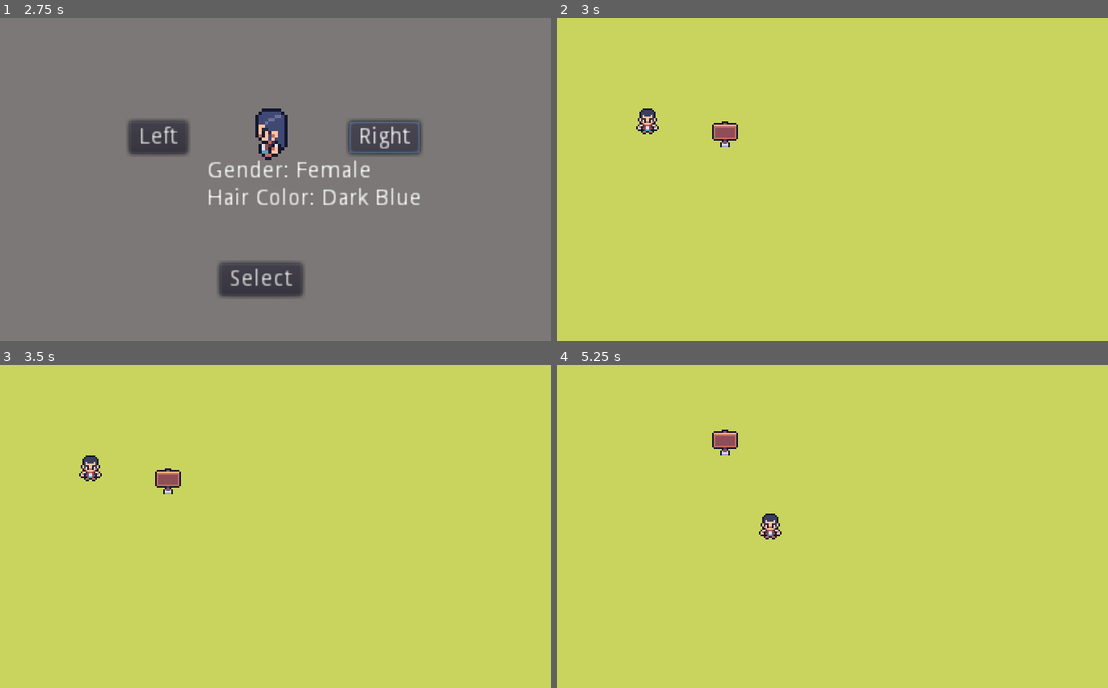
Above: before the commit, frames 1-4 (two rows, left to right).
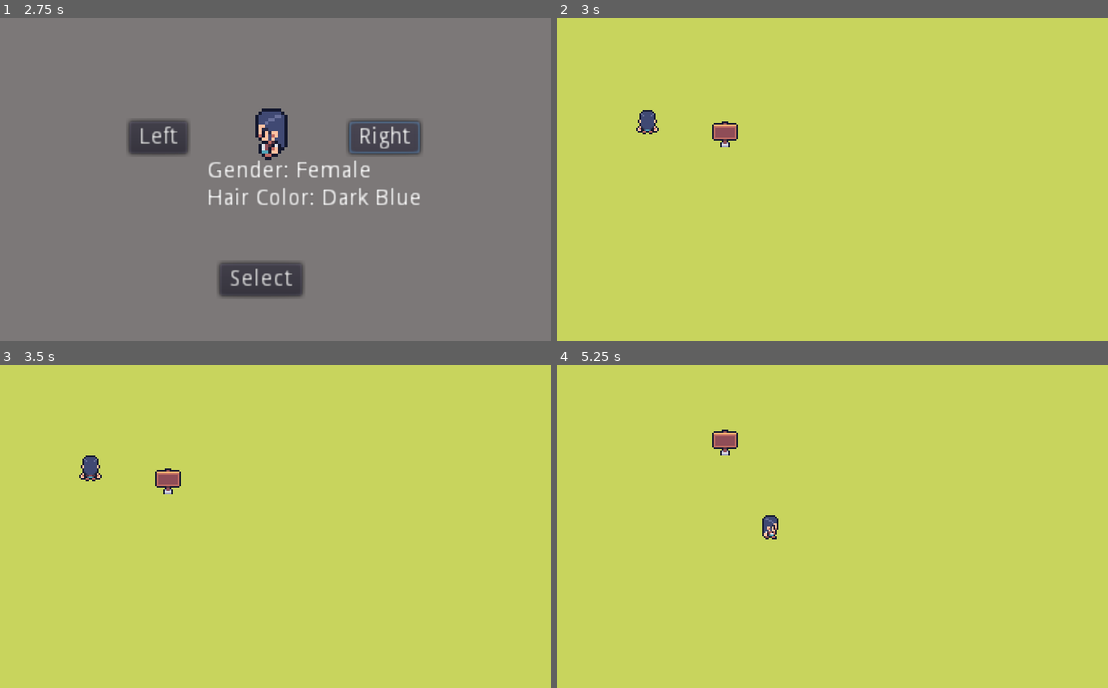
Above: after the commit, the same moments.

Repository: DragonsScales/Zelda-Clone
Game: Godot game, scene res://MainMenu.tscn
Two runs of this game, one before a commit and one after it. Both use one fixed random seed, a clock stepped at 60 frames per second and the inputs below.
Inputs:
- Up to frame 1 (2.75 s): click "Play" at 0.5 s; click "Left" at 1.25 s; click "Right" at 2 s
- Up to frame 2 (3 s): click "Select" at 2.75 s
- Up to frame 3 (3.5 s): no input
- Up to frame 4 (5.25 s): hold D (right) 3.53-4.28 s; hold S (down) 4.28-5.03 s; hold D (right) from 5.03 s (still down)

Frame 1 is identical in both runs. In frame 2, 0.2% of the frame differs, in the area x 14-19%, y 28-36%; in frame 3, 0.1%; in frame 4, 0.2%, in the area x 36-41%, y 46-54%.

Commit message:
Video 3 done
Added everything in Video 3, and added a folder I had originally deleted because it was redundant (added to have exactness)

Diff:
--- a/Tiny Adventure/CharacterSelect.tscn
+++ b/Tiny Adventure/CharacterSelect.tscn
@@ -1,11 +1,11 @@
 [gd_scene load_steps=34 format=2]
 
-[ext_resource path="res://Art/TAP_anim_v2/Animations ver2/Char1/Char1_4_sides_16px.png" type="Texture" id=1]
-[ext_resource path="res://Art/TAP_anim_v2/Animations ver2/Char6/Char6_4_sides_16px.png" type="Texture" id=2]
-[ext_resource path="res://Art/TAP_anim_v2/Animations ver2/Char5/Char5_4_sides_16px.png" type="Texture" id=3]
-[ext_resource path="res://Art/TAP_anim_v2/Animations ver2/Char2/Char2_4_sides_16px.png" type="Texture" id=4]
-[ext_resource path="res://Art/TAP_anim_v2/Animations ver2/Char4/Char4_4_sides_16px.png" type="Texture" id=5]
-[ext_resource path="res://Art/TAP_anim_v2/Animations ver2/Char3/Char3_4_sides_16px.png" type="Texture" id=6]
+[ext_resource path="res://Art/TAP_anim_v2/TAP_anim_v2/Animations ver2/Char1/Char1_4_sides_16px.png" type="Texture" id=1]
+[ext_resource path="res://Art/TAP_anim_v2/TAP_anim_v2/Animations ver2/Char6/Char6_4_sides_16px.png" type="Texture" id=2]
+[ext_resource path="res://Art/TAP_anim_v2/TAP_anim_v2/Animations ver2/Char5/Char5_4_sides_16px.png" type="Texture" id=3]
+[ext_resource path="res://Art/TAP_anim_v2/TAP_anim_v2/Animations ver2/Char2/Char2_4_sides_16px.png" type="Texture" id=4]
+[ext_resource path="res://Art/TAP_anim_v2/TAP_anim_v2/Animations ver2/Char4/Char4_4_sides_16px.png" type="Texture" id=5]
+[ext_resource path="res://Art/TAP_anim_v2/TAP_anim_v2/Animations ver2/Char3/Char3_4_sides_16px.png" type="Texture" id=6]
 [ext_resource path="res://CharacterSelect.gd" type="Script" id=7]
 
 [sub_resource type="StyleBoxFlat" id=1]
--- a/Tiny Adventure/Player/Player.gd
+++ b/Tiny Adventure/Player/Player.gd
@@ -8,6 +8,25 @@
 	var input_vector = Vector2.ZERO
 	input_vector.x = Input.get_action_strength("right") - Input.get_action_strength("left")
 	input_vector.y = Input.get_action_strength("down") - Input.get_action_strength("up")
+	input_vector = input_vector.normalized()
 
-	move_and_slide(input_vector*speed)
+	if input_vector == Vector2.ZERO:
+		$AnimationTree.get("parameters/playback").travel("Idle")
+		show_Sprite("Idle")
+	else:
+		$AnimationTree.get("parameters/playback").travel("Walk")
+		show_Sprite("Walk")
+		$AnimationTree.set("parameters/Idle/blend_position", input_vector)
+		$AnimationTree.set("parameters/Walk/blend_position", input_vector)
+		move_and_slide(input_vector*speed)
+
 	pass
+
+func show_Sprite(sprite_name):
+	get_node("Idle").hide()
+	get_node("Walk").hide()
+	match sprite_name:
+		"Idle":
+			get_node("Idle").show()
+		"Walk":
+			get_node("Walk").show()
--- a/Tiny Adventure/Player/Player.tscn
+++ b/Tiny Adventure/Player/Player.tscn
@@ -1,11 +1,280 @@
-[gd_scene load_steps=5 format=2]
+[gd_scene load_steps=30 format=2]
 
 [ext_resource path="res://Player/Player.gd" type="Script" id=1]
-[ext_resource path="res://Art/TAP_anim_v2/Animations ver2/Char1/Char1_walk_16px.png" type="Texture" id=2]
-[ext_resource path="res://Art/TAP_anim_v2/Animations ver2/Char1/Char1_idle_16px.png" type="Texture" id=3]
+[ext_resource path="res://Art/TAP_anim_v2/TAP_anim_v2/Animations ver2/Char1/Char1_walk_16px.png" type="Texture" id=2]
+[ext_resource path="res://Art/TAP_anim_v2/TAP_anim_v2/Animations ver2/Char1/Char1_idle_16px.png" type="Texture" id=3]
 
 [sub_resource type="RectangleShape2D" id=1]
 extents = Vector2( 8, 8 )
+
+[sub_resource type="GDScript" id=32]
+script/source = "extends Sprite
+
+var players = {
+	0: preload(\"res://Art/TAP_anim_v2/TAP_anim_v2/Animations ver2/Char1/Char1_idle_16px.png\"),
+	1: preload(\"res://Art/TAP_anim_v2/TAP_anim_v2/Animations ver2/Char2/Char2_idle_16px.png\"),
+	2: preload(\"res://Art/TAP_anim_v2/TAP_anim_v2/Animations ver2/Char3/Char3_idle_16px.png\"),
+	3: preload(\"res://Art/TAP_anim_v2/TAP_anim_v2/Animations ver2/Char4/Char4_idle_16px.png\"),
+	4: preload(\"res://Art/TAP_anim_v2/TAP_anim_v2/Animations ver2/Char5/Char5_idle_16px.png\"),
+	5: preload(\"res://Art/TAP_anim_v2/TAP_anim_v2/Animations ver2/Char6/Char6_idle_16px.png\")
+}
+
+
+func _ready():
+	self.texture = players[Game.PlayerSelect]
+"
+
+[sub_resource type="GDScript" id=33]
+script/source = "extends Sprite
+
+var players = {
+	0: preload(\"res://Art/TAP_anim_v2/TAP_anim_v2/Animations ver2/Char1/Char1_walk_16px.png\"),
+	1: preload(\"res://Art/TAP_anim_v2/TAP_anim_v2/Animations ver2/Char2/Char2_walk_16px.png\"),
+	2: preload(\"res://Art/TAP_anim_v2/TAP_anim_v2/Animations ver2/Char3/Char3_walk_16px.png\"),
+	3: preload(\"res://Art/TAP_anim_v2/TAP_anim_v2/Animations ver2/Char4/Char4_walk_16px.png\"),
+	4: preload(\"res://Art/TAP_anim_v2/TAP_anim_v2/Animations ver2/Char5/Char5_walk_16px.png\"),
+	5: preload(\"res://Art/TAP_anim_v2/TAP_anim_v2/Animations ver2/Char6/Char6_walk_16px.png\")
+}
+
+
+func _ready():
+	self.texture = players[Game.PlayerSelect]
+"
+
+[sub_resource type="Animation" id=2]
+resource_name = "Idle Down"
+length = 0.4
+loop = true
+tracks/0/type = "value"
+tracks/0/path = NodePath("Idle:frame")
+tracks/0/interp = 1
+tracks/0/loop_wrap = true
+tracks/0/imported = false
+tracks/0/enabled = true
+tracks/0/keys = {
+"times": PoolRealArray( 0, 0.1, 0.2, 0.3 ),
+"transitions": PoolRealArray( 1, 1, 1, 1 ),
+"update": 1,
+"values": [ 0, 1, 2, 3 ]
+}
+
+[sub_resource type="Animation" id=3]
+resource_name = "Idle Left"
+length = 0.4
+loop = true
+tracks/0/type = "value"
+tracks/0/path = NodePath("Idle:frame")
+tracks/0/interp = 1
+tracks/0/loop_wrap = true
+tracks/0/imported = false
+tracks/0/enabled = true
+tracks/0/keys = {
+"times": PoolRealArray( 0, 0.1, 0.2, 0.3 ),
+"transitions": PoolRealArray( 1, 1, 1, 1 ),
+"update": 1,
+"values": [ 4, 5, 6, 7 ]
+}
+
+[sub_resource type="Animation" id=4]
+resource_name = "Idle Right"
+length = 0.4
+loop = true
+tracks/0/type = "value"
+tracks/0/path = NodePath("Idle:frame")
+tracks/0/interp = 1
+tracks/0/loop_wrap = true
+tracks/0/imported = false
+tracks/0/enabled = true
+tracks/0/keys = {
+"times": PoolRealArray( 0, 0.1, 0.2, 0.3 ),
+"transitions": PoolRealArray( 1, 1, 1, 1 ),
+"update": 1,
+"values": [ 12, 13, 14, 15 ]
+}
+
+[sub_resource type="Animation" id=5]
+resource_name = "Idle Up"
+length = 0.4
+loop = true
+tracks/0/type = "value"
+tracks/0/path = NodePath("Idle:frame")
+tracks/0/interp = 1
+tracks/0/loop_wrap = true
+tracks/0/imported = false
+tracks/0/enabled = true
+tracks/0/keys = {
+"times": PoolRealArray( 0, 0.1, 0.2, 0.3 ),
+"transitions": PoolRealArray( 1, 1, 1, 1 ),
+"update": 1,
+"values": [ 8, 9, 10, 11 ]
+}
+
+[sub_resource type="Animation" id=6]
+length = 0.001
+tracks/0/type = "value"
+tracks/0/path = NodePath("Idle:frame")
+tracks/0/interp = 1
+tracks/0/loop_wrap = true
+tracks/0/imported = false
+tracks/0/enabled = true
+tracks/0/keys = {
+"times": PoolRealArray( 0 ),
+"transitions": PoolRealArray( 1 ),
+"update": 0,
+"values": [ 1 ]
+}
+tracks/1/type = "value"
+tracks/1/path = NodePath("Walk:frame")
+tracks/1/interp = 1
+tracks/1/loop_wrap = true
+tracks/1/imported = false
+tracks/1/enabled = true
+tracks/1/keys = {
+"times": PoolRealArray( 0 ),
+"transitions": PoolRealArray( 1 ),
+"update": 0,
+"values": [ 1 ]
+}
+
+[sub_resource type="Animation" id=7]
+resource_name = "Walk Down"
+length = 0.4
+loop = true
+tracks/0/type = "value"
+tracks/0/path = NodePath("Idle:frame")
+tracks/0/interp = 1
+tracks/0/loop_wrap = true
+tracks/0/imported = false
+tracks/0/enabled = true
+tracks/0/keys = {
+"times": PoolRealArray(  ),
+"transitions": PoolRealArray(  ),
+"update": 1,
+"values": [  ]
+}
+tracks/1/type = "value"
+tracks/1/path = NodePath("Walk:frame")
+tracks/1/interp = 1
+tracks/1/loop_wrap = true
+tracks/1/imported = false
+tracks/1/enabled = true
+tracks/1/keys = {
+"times": PoolRealArray( 0, 0.1, 0.2, 0.3 ),
+"transitions": PoolRealArray( 1, 1, 1, 1 ),
+"update": 1,
+"values": [ 0, 1, 2, 3 ]
+}
+
+[sub_resource type="Animation" id=8]
+resource_name = "Walk Left"
+length = 0.4
+loop = true
+tracks/0/type = "value"
+tracks/0/path = NodePath("Walk:frame")
+tracks/0/interp = 1
+tracks/0/loop_wrap = true
+tracks/0/imported = false
+tracks/0/enabled = true
+tracks/0/keys = {
+"times": PoolRealArray( 0, 0.1, 0.2, 0.3 ),
+"transitions": PoolRealArray( 1, 1, 1, 1 ),
+"update": 1,
+"values": [ 4, 5, 6, 7 ]
+}
+
+[sub_resource type="Animation" id=9]
+resource_name = "Walk Right"
+length = 0.4
+loop = true
+tracks/0/type = "value"
+tracks/0/path = NodePath("Walk:frame")
+tracks/0/interp = 1
+tracks/0/loop_wrap = true
+tracks/0/imported = false
+tracks/0/enabled = true
+tracks/0/keys = {
+"times": PoolRealArray( 0, 0.1, 0.2, 0.3 ),
+"transitions": PoolRealArray( 1, 1, 1, 1 ),
+"update": 1,
+"values": [ 12, 13, 14, 15 ]
+}
+
+[sub_resource type="Animation" id=10]
+resource_name = "Walk Up"
+length = 0.4
+loop = true
+tracks/0/type = "value"
+tracks/0/path = NodePath("Walk:frame")
+tracks/0/interp = 1
+tracks/0/loop_wrap = true
+tracks/0/imported = false
+tracks/0/enabled = true
+tracks/0/keys = {
+"times": PoolRealArray( 0, 0.1, 0.2, 0.3 ),
+"transitions": PoolRealArray( 1, 1, 1, 1 ),
+"update": 1,
+"values": [ 8, 9, 10, 11 ]
+}
+
+[sub_resource type="AnimationNodeAnimation" id=19]
+animation = "Idle Left"
+
+[sub_resource type="AnimationNodeAnimation" id=20]
+animation = "Idle Right"
+
+[sub_resource type="AnimationNodeAnimation" id=21]
+animation = "Idle Down"
+
+[sub_resource type="AnimationNodeAnimation" id=22]
+animation = "Idle Up"
+
+[sub_resource type="AnimationNodeBlendSpace2D" id=23]
+blend_point_0/node = SubResource( 19 )
+blend_point_0/pos = Vector2( -1, 0 )
+blend_point_1/node = SubResource( 20 )
+blend_point_1/pos = Vector2( 1, 0 )
+blend_point_2/node = SubResource( 21 )
+blend_point_2/pos = Vector2( 0, 1 )
+blend_point_3/node = SubResource( 22 )
+blend_point_3/pos = Vector2( 0, -1 )
+blend_mode = 1
+
+[sub_resource type="AnimationNodeAnimation" id=24]
+animation = "Walk Left"
+
+[sub_resource type="AnimationNodeAnimation" id=25]
+animation = "Walk Right"
+
+[sub_resource type="AnimationNodeAnimation" id=26]
+animation = "Walk Down"
+
+[sub_resource type="AnimationNodeAnimation" id=27]
+animation = "Walk Up"
+
+[sub_resource type="AnimationNodeBlendSpace2D" id=28]
+blend_point_0/node = SubResource( 24 )
+blend_point_0/pos = Vector2( -1, 0 )
+blend_point_1/node = SubResource( 25 )
+blend_point_1/pos = Vector2( 1, 0 )
+blend_point_2/node = SubResource( 26 )
+blend_point_2/pos = Vector2( 0, 1 )
+blend_point_3/node = SubResource( 27 )
+blend_point_3/pos = Vector2( 0, -1 )
+blend_mode = 1
+
+[sub_resource type="AnimationNodeStateMachineTransition" id=29]
+
+[sub_resource type="AnimationNodeStateMachineTransition" id=30]
+
+[sub_resource type="AnimationNodeStateMachine" id=31]
+states/Idle/node = SubResource( 23 )
+states/Idle/position = Vector2( 185, 117 )
+states/Walk/node = SubResource( 28 )
+states/Walk/position = Vector2( 411, 117 )
+transitions = [ "Idle", "Walk", SubResource( 29 ), "Walk", "Idle", SubResource( 30 ) ]
+start_node = "Idle"
+
+[sub_resource type="AnimationNodeStateMachinePlayback" id=18]
 
 [node name="Player" type="KinematicBody2D"]
 script = ExtResource( 1 )
@@ -17,9 +286,32 @@
 texture = ExtResource( 3 )
 hframes = 4
 vframes = 4
+frame = 1
+script = SubResource( 32 )
 
 [node name="Walk" type="Sprite" parent="."]
 visible = false
 texture = ExtResource( 2 )
 hframes = 4
 vframes = 4
+frame = 1
+script = SubResource( 33 )
+
+[node name="AnimationPlayer" type="AnimationPlayer" parent="."]
+"anims/Idle Down" = SubResource( 2 )
+"anims/Idle Left" = SubResource( 3 )
+"anims/Idle Right" = SubResource( 4 )
+"anims/Idle Up" = SubResource( 5 )
+anims/RESET = SubResource( 6 )
+"anims/Walk Down" = SubResource( 7 )
+"anims/Walk Left" = SubResource( 8 )
+"anims/Walk Right" = SubResource( 9 )
+"anims/Walk Up" = SubResource( 10 )
+
+[node name="AnimationTree" type="AnimationTree" parent="."]
+tree_root = SubResource( 31 )
+anim_player = NodePath("../AnimationPlayer")
+active = true
+parameters/playback = SubResource( 18 )
+parameters/Idle/blend_position = Vector2( -0.00158477, -0.01227 )
+parameters/Walk/blend_position = Vector2( -0.0031696, 0 )
--- /dev/null
+++ b/Tiny Adventure/Player/Walk.gd
@@ -0,0 +1,16 @@
+extends Sprite
+
+
+# Declare member variables here. Examples:
+# var a = 2
+# var b = "text"
+
+
+# Called when the node enters the scene tree for the first time.
+func _ready():
+	pass # Replace with function body.
+
+
+# Called every frame. 'delta' is the elapsed time since the previous frame.
+#func _process(delta):
+#	pass
Not shown, removed: Tiny Adventure/Art/TAP_anim_v2/Animations ver2/Char1/Char1_4_sides_16px.png.import
Not shown, removed: Tiny Adventure/Art/TAP_anim_v2/Animations ver2/Char1/Char1_Sword_32px.png.import
Not shown, removed: Tiny Adventure/Art/TAP_anim_v2/Animations ver2/Char1/Char1_idle_16px.png.import
Not shown, removed: Tiny Adventure/Art/TAP_anim_v2/Animations ver2/Char1/Char1_walk_16px.png.import
Not shown, removed: Tiny Adventure/Art/TAP_anim_v2/Animations ver2/Char2/Char2_4_sides_16px.png.import
Not shown, removed: Tiny Adventure/Art/TAP_anim_v2/Animations ver2/Char2/Char2_Sword_32px.png.import
Not shown, removed: Tiny Adventure/Art/TAP_anim_v2/Animations ver2/Char2/Char2_idle_16px.png.import
Not shown, removed: Tiny Adventure/Art/TAP_anim_v2/Animations ver2/Char2/Char2_walk_16px.png.import
Not shown, removed: Tiny Adventure/Art/TAP_anim_v2/Animations ver2/Char3/Char3_4_sides_16px.png.import
Not shown, removed: Tiny Adventure/Art/TAP_anim_v2/Animations ver2/Char3/Char3_Sword_32px.png.import
Not shown, removed: Tiny Adventure/Art/TAP_anim_v2/Animations ver2/Char3/Char3_idle_16px.png.import
Not shown, removed: Tiny Adventure/Art/TAP_anim_v2/Animations ver2/Char3/Char3_walk_16px.png.import
(and 61 more such lines)
